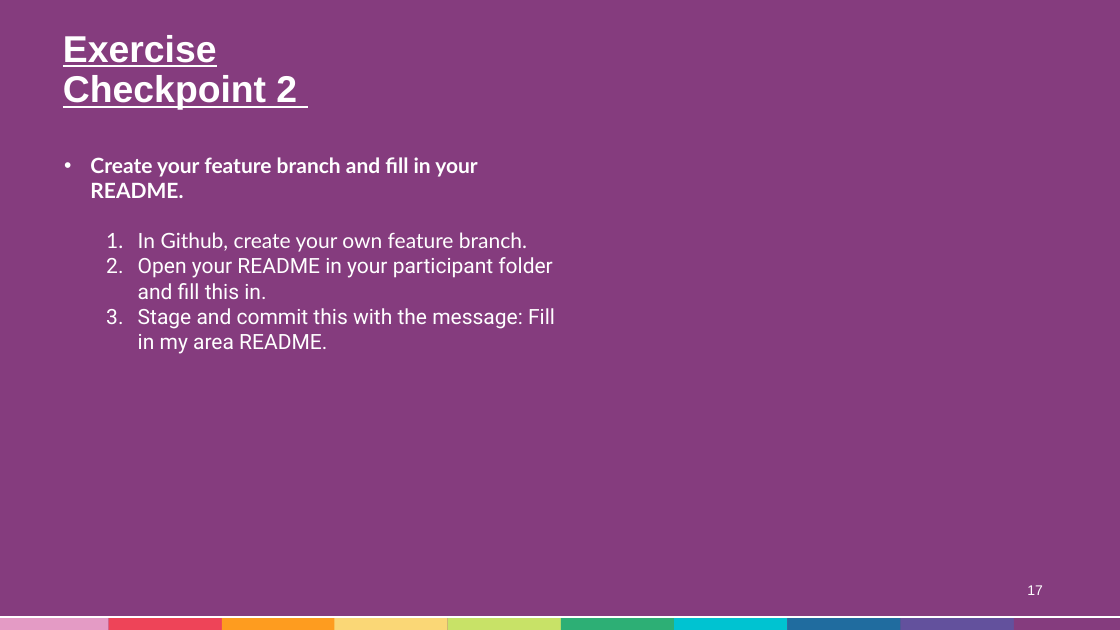
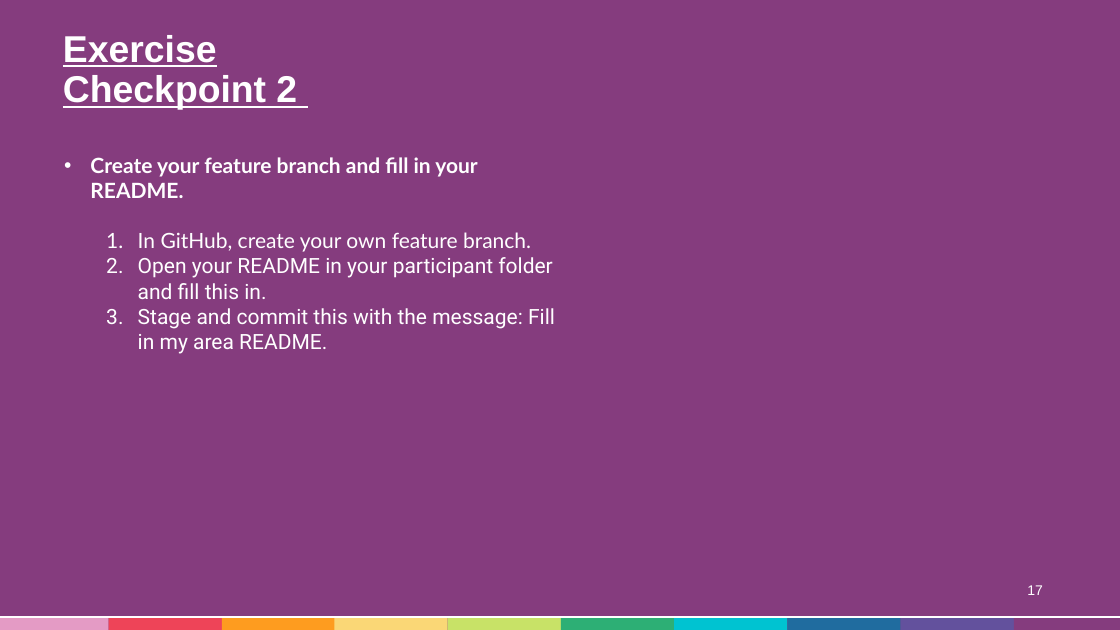
Before and after one commit to Aneurin-Bevan-University-Health-Board/biu_GitHub_Training, a slide deck: slide 17 of Training/Github Training.pptx. Drawn at 1120x630 pixels with LibreOffice and Linux fonts; fonts in the diff are those of the drawing. Boxes give left, top, right and bottom in pixels: in the first picture for what was removed or moved away, otherwise in the second. Text is boxed around its words. In the diff, an @@ line names an element or a change of style, - is before the commit and + after.

```diff
--- a/Training/Github Training.pptx
+++ b/Training/Github Training.pptx
@@ text at box(138, 232, 531, 252): text changed @@
-  1. In Github, create your own feature branch.
+  1. In GitHub, create your own feature branch.
```
Also in this commit, not shown: 16 other slides changed, 1 slide added, 1 other file.
